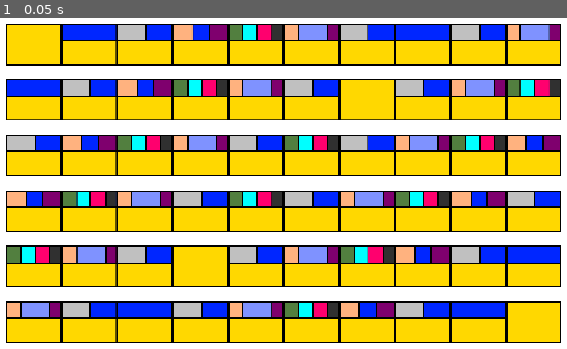
Above: before the commit, frame 1.
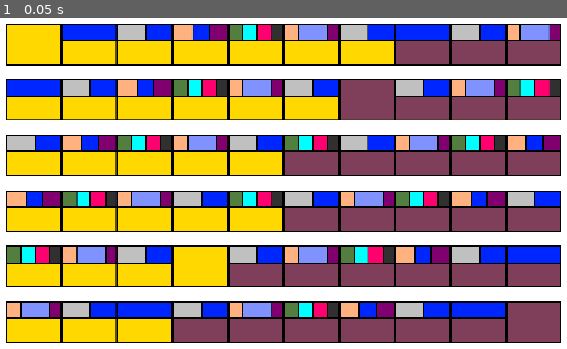
Above: after the commit, the same moment.

Repository: aduImperfect/DosaPointers
Game: Godot game, scene res://TSCN/main.tscn
The game is run twice, just before and just after one commit, with the same random seed, the same clock (stepped at 60 frames per second) and the same inputs.
Inputs:
- Up to frame 1 (0.05 s): no input

The runs differ from the first frame. In frame 1, 20% of the frame differs, in the area x 30-99%, y 2-98%.

Commit message:
Fixing forced assignment value in ready to ignore setting teamNo.

Diff:
--- a/dosa-pointers/TSCN/plate.gd
+++ b/dosa-pointers/TSCN/plate.gd
@@ -44,7 +44,6 @@
 
 	#non-static vars
 	sprite = get_child(0) as Sprite2D
-	teamNo = 0
 
 # Called every frame. 'delta' is the elapsed time since the previous frame.
 func _process(_delta: float) -> void:
